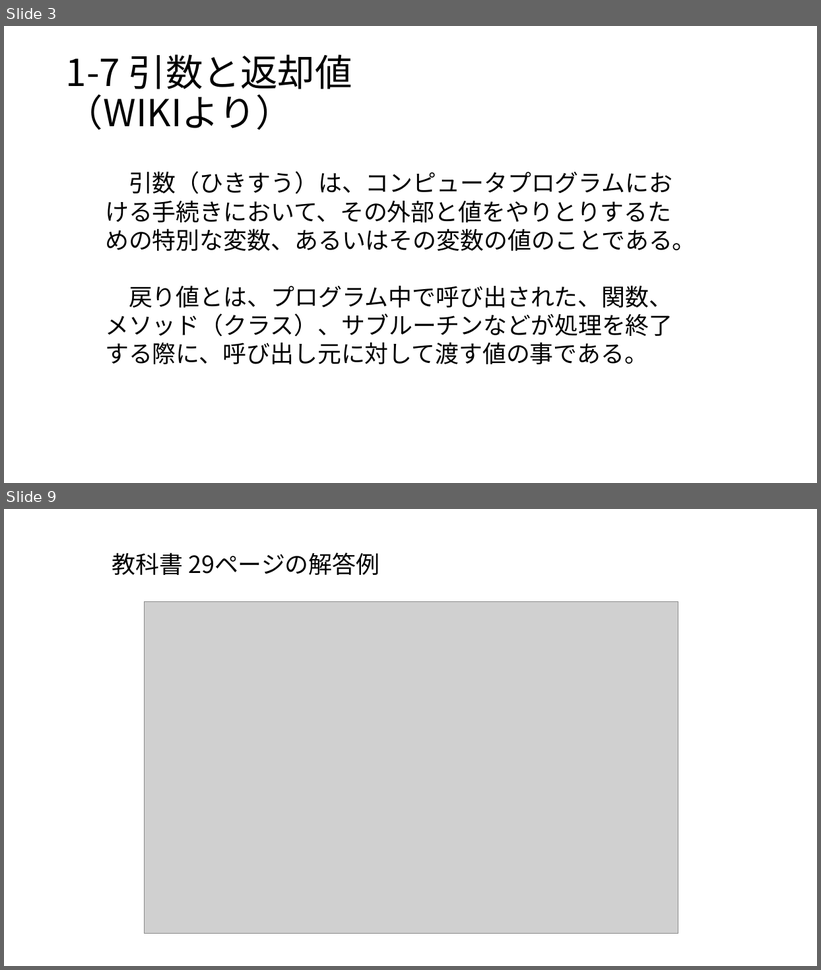
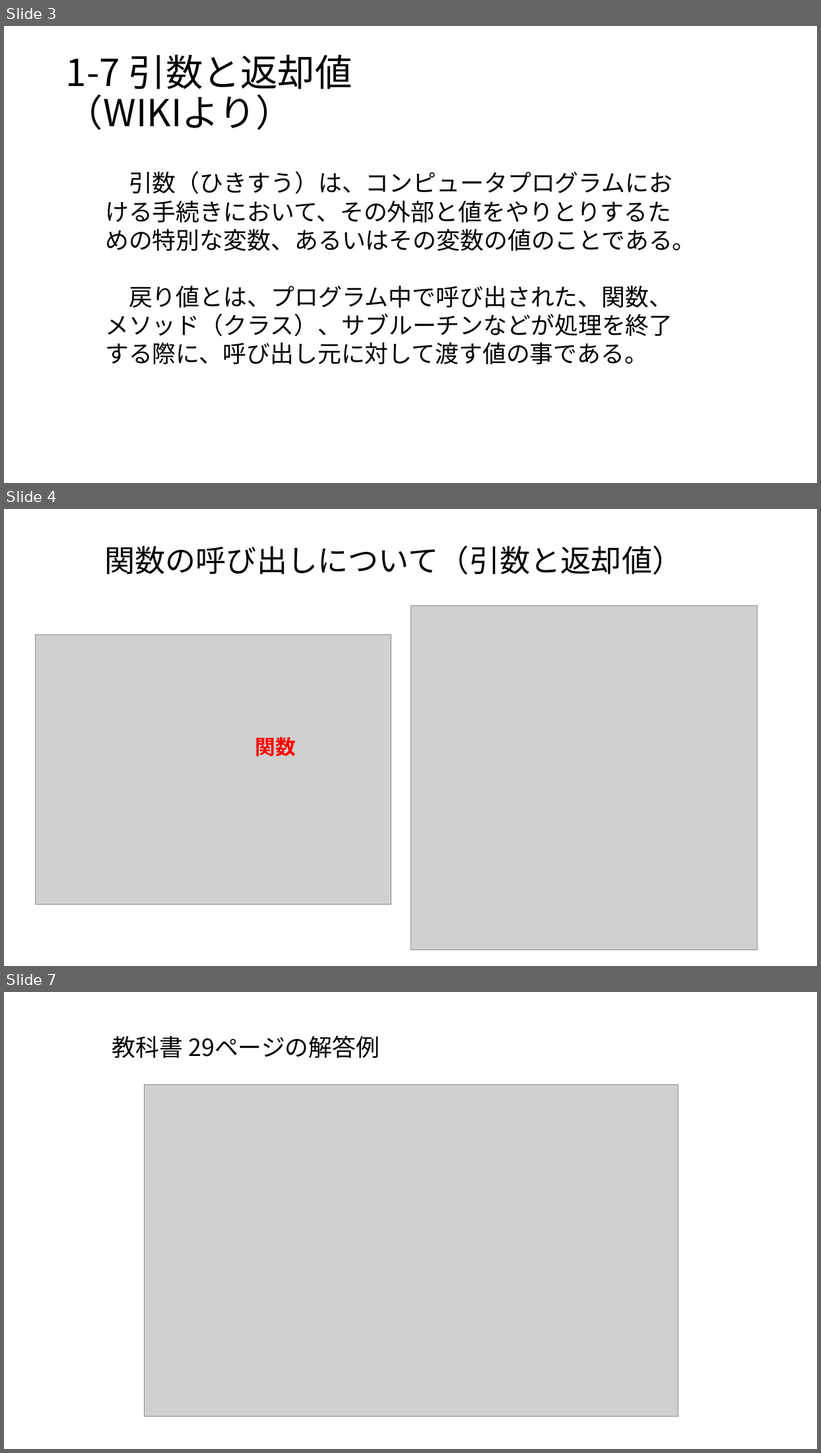
Before and after one commit to masakage/algorithm, a slide deck: docs/第5回引数と返却値.pptx. Shown one above the other, each under a label of ours: slides 3 and 9 before the commit, slides 3, 4 and 7 after it; the slides between them are not shown. The pictures are 821x970 and 821x1453 pixels, drawn with LibreOffice and Linux fonts; fonts in the diff are those of the drawing; grey boxes stand for pictures. Boxes give left, top, right and bottom in pixels: in the first picture for what was removed or moved away, otherwise in the second. Text is boxed around its words. In the diff, an @@ line names an element or a change of style, - is before the commit and + after.

```diff
--- a/docs/第5回引数と返却値.pptx
+++ b/docs/第5回引数と返却値.pptx
@@ slide 4 added at (4,509,817,966), background #FFFFFF @@
@@ text added at (104,545,682,575), 36 pt, text #000000 @@
+関数の呼び出しについて（引数と返却値）
@@ picture added at (411,605,757,950) @@
@@ picture added at (36,635,392,905) @@
@@ text added at (255,737,296,757), 24 pt, text #FF0000, bold @@
+関数
@@ what was slide 9 is now slide 7 @@
```
Also in this commit, not shown: 2 other slides added, 5 slides removed, 2 other files.
